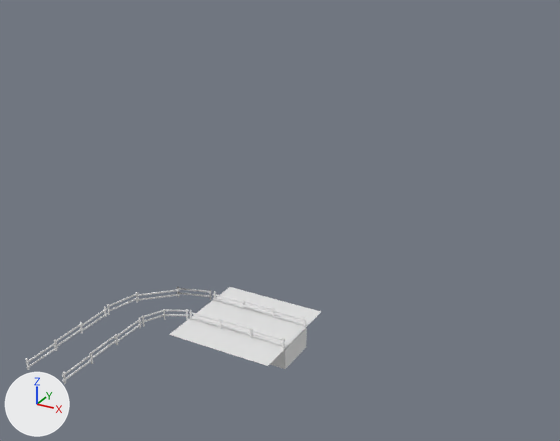
What one commit did to the Blender file Assets [External]/path tiles.blend.
Before and after are seen from a 50 mm camera at (36.8, -46.6, 36.6) aimed at (10.9, 0.4, 13.1). The axes (+X, +Y, +Z) are drawn at lower left. The lights are the same throughout.
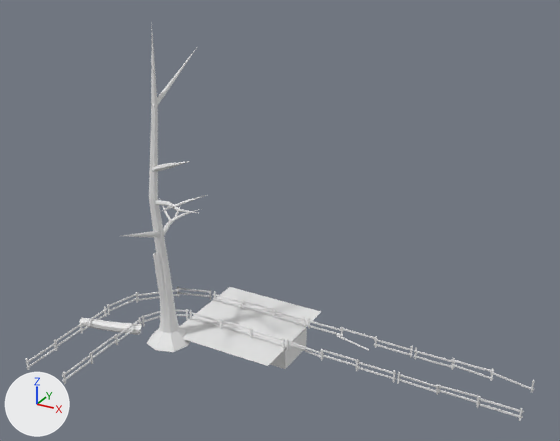
Changed parts and their boxes (x1, y1, x2, y2) in the pictures (560 x 441 px):
'Cube.006', added
    after: (147, 33, 196, 352)
'Cube.008', added
    after: (123, 48, 206, 352)
'Cube.005', added
    after: (397, 347, 534, 421)
'Cube.003', added
    after: (287, 318, 413, 382)
'Cube.007', added
    after: (79, 252, 166, 335)

The edits, one by one:
Mesh me_cube_003 is new.
It has 160 vertices, 120 faces and spans x -4.92..4.92, y -2.05..2.07, z -0.09..0.98.
Mesh me_cube_005 is new.
It has 160 vertices, 122 faces and spans x -4.93..4.91, y -2.21..2.04, z -0.09..0.98.
Mesh me_cube_006 is new.
It has 75 vertices, 72 faces and spans x -1.9..5.2, y -2.7..4.7, z -0.6..27.0.
Mesh me_cube_007 is new.
It has 112 vertices, 105 faces and spans x -8.06..1.39, y -2.67..1.41, z -0.49..8.3.
Mesh me_cube_008 is new.
It has 193 vertices, 184 faces and spans x -3.1..5.5, y -6.1..5.4, z -0.6..27.0.
Object 'Cube.003' (ob_cube_003) is new; it shows me_cube_003.
Its location is (15.0, 5.0, 0.0).
Object 'Cube.005' (ob_cube_005) is new; it shows me_cube_005.
Its location is (25.0, 5.0, 0.0).
Object 'Cube.006' (ob_cube_006) is new; it shows me_cube_006.
Its location is (0.0, 0.0, 0.02).
Object 'Cube.007' (ob_cube_007) is new; it shows me_cube_007.
Its location is (0.0, 0.0, 0.0).
Object 'Cube.008' (ob_cube_008) is new; it shows me_cube_008.
Its location is (0.0, 0.0, 0.0).
